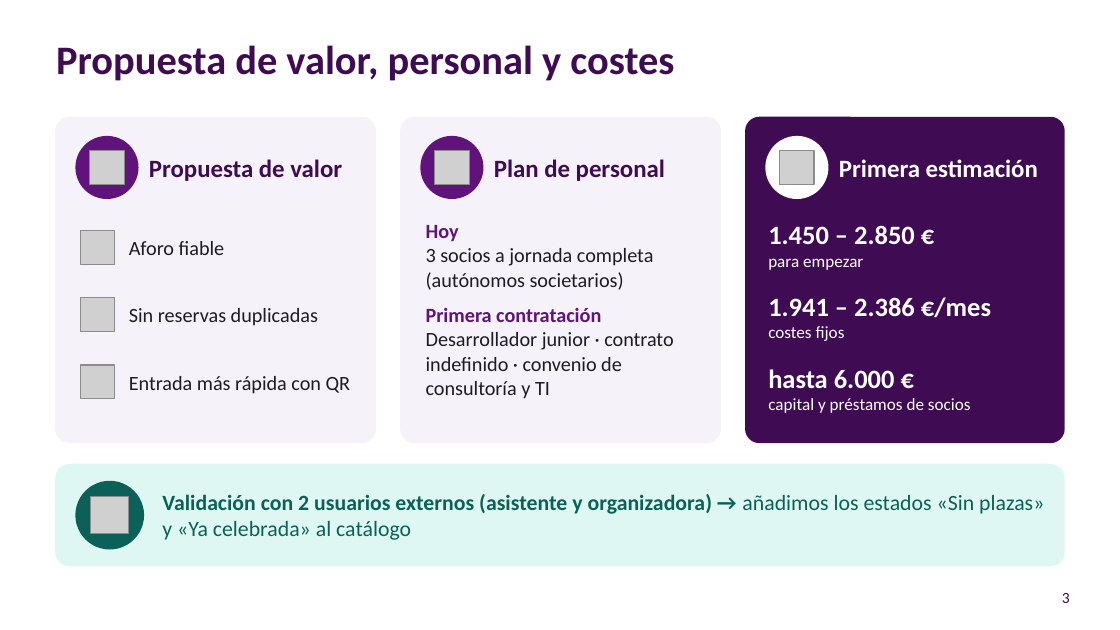
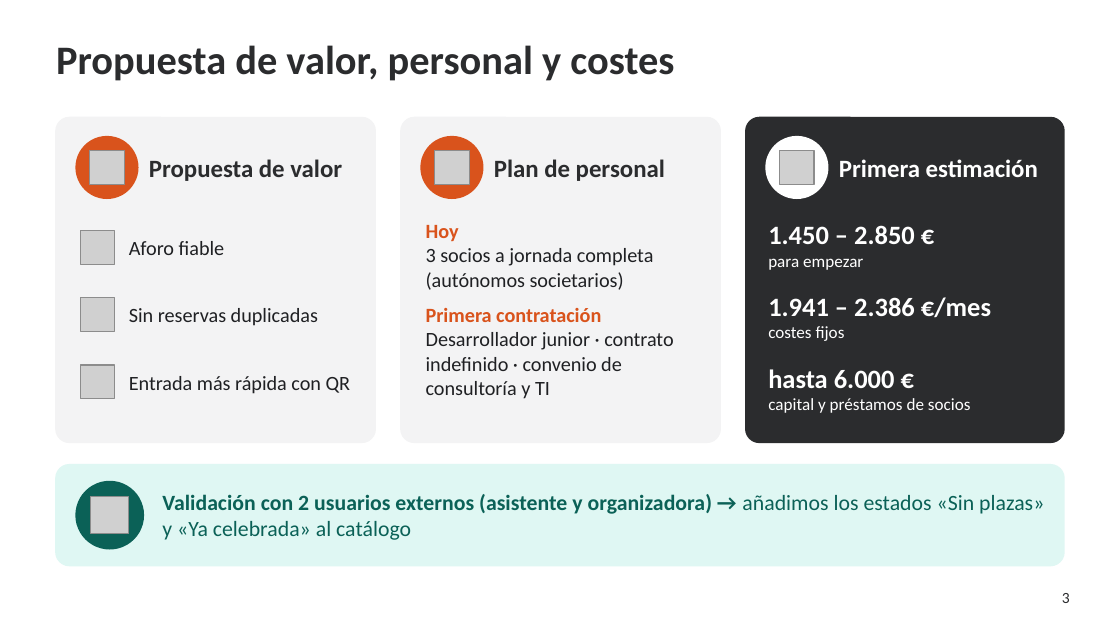
Before and after one commit to pablopedron/SABITECH, a slide deck: slide 3 of documents/Presentacion/07_2_DAW_Intermodular_1Evaluacion_SABITECH_WEB_Presentacion.pptx. Drawn at 1120x630 pixels with LibreOffice and Linux fonts; fonts in the diff are those of the drawing; grey boxes stand for pictures; background and template pictures are left out. Boxes give left, top, right and bottom in pixels: in the first picture for what was removed or moved away, otherwise in the second. Text is boxed around its words. In the diff, an @@ line names an element or a change of style, - is before the commit and + after.

```diff
--- a/documents/Presentacion/07_2_DAW_Intermodular_1Evaluacion_SABITECH_WEB_Presentacion.pptx
+++ b/documents/Presentacion/07_2_DAW_Intermodular_1Evaluacion_SABITECH_WEB_Presentacion.pptx
@@ rounded rectangle at box(56, 118, 375, 442): fill #F6F2F9 to #F3F3F4; outline #F6F2F9 1 pt to #F3F3F4 1 pt @@
@@ rounded rectangle at box(401, 118, 720, 442): fill #F6F2F9 to #F3F3F4; outline #F6F2F9 1 pt to #F3F3F4 1 pt @@
@@ rounded rectangle at box(746, 118, 1064, 442): fill #3F0B53 to #2B2C2E; outline #3F0B53 1 pt to #2B2C2E 1 pt @@
@@ ellipse at box(76, 137, 138, 198): fill #5F137B to #D9531C; outline #5F137B 1 pt to #D9531C 1 pt @@
@@ ellipse at box(421, 137, 483, 198): fill #5F137B to #D9531C; outline #5F137B 1 pt to #D9531C 1 pt @@
@@ text "Hoy" at box(426, 225, 673, 399): text colour #5F137B to #D9531C in "Hoy", "Primera contratación"; text colour #1F1B24 to #1F2023 in "3 socios a jornada completa (autónomos societarios)", "Desarrollador junior · contrato indefinido · convenio ..." @@
@@ text colour #3F0B53 to #2B2C2E in 4 elements at box(56, 45, 674, 81), box(149, 159, 342, 181), box(494, 159, 665, 181), box(1062, 593, 1070, 603) @@
```
Also in this commit, not shown: 14 other slides changed.
